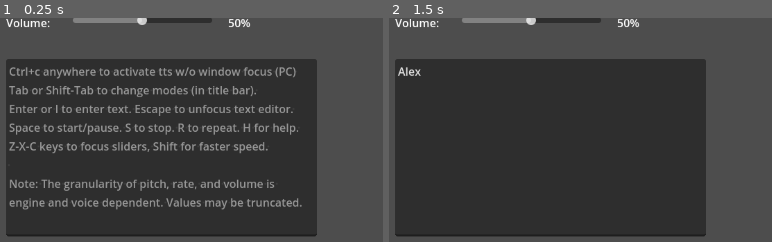
Above: before the commit, frames 1-2 (left to right).
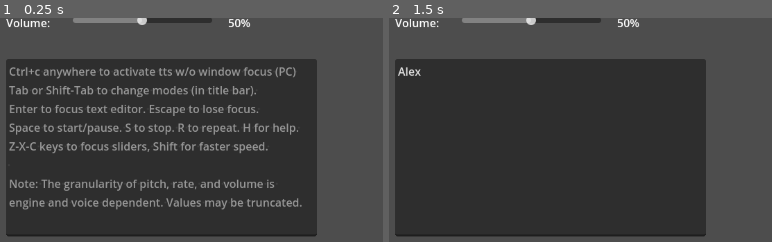
Above: after the commit, the same moments.

Repository: lesleyrs/clipboard-narrator
Game: Godot game, scene res://main.tscn
The game is run twice, just before and just after one commit, with the same random seed, the same clock (stepped at 60 frames per second) and the same inputs.
Inputs (mouse positions are % of the whole screen's width and height, from its top left):
- Up to frame 1 (0.25 s): no input
- Up to frame 2 (1.5 s): click (13, 32) at 0.52 s; type "Alex" at 0.6 s; click (23, 32) at 0.75 s; type "12" at 0.83 s; click (21, 79) at 0.98 s; type "Alex" at 1.07 s; click "Interrupt" at 1.25 s
The pictures show only the part of the screen within x 0-50%, y 50-100%; the shares and areas given below are measured in that part.

The runs differ from the first frame. In frame 1, 1.1% of the frame differs, in the area x 10-77%, y 38-44%; in frame 2, nothing differs.

Commit message:
TextEdit bug note https://github.com/godotengine/godot/issues/3985

Diff:
--- a/main.gd
+++ b/main.gd
@@ -9,17 +9,16 @@
 var current_title = "INTERRUPT MODE"
 
 # TODO
-# RenderingServer.set_default_clear_color() colorpicker + saving
 # allow hidpi good for gui or not?
+# RenderingServer.set_default_clear_color() colorpicker?
 # add theme and font, find out best anchors and window settings, 2d scaling is bugged right now
 # mini mode with always on top, google icons w/ borderless (atm glitchy and moves when opened)
-# don't interrupt before speach ended/cancelled, interrupting speak breaks the yellow highlighting
+# don't interrupt before voice ended/cancelled, interrupting voice breaks the yellow highlighting
 # disable scrolling if speaking or why is scroll bar glitchy/forced to bottom?
-# no smart word wrap mode for textedit, tts stops speaking? check after manual pasting re-added
+# no smart word wrap mode for textedit https://github.com/godotengine/godot/issues/3985
 # save clipboard in array for going back in history?
 # allow forcing english by default setting after saving
-# tabs for seperate text editor maybe?
-# web build cuts off before finishing help text
+# web build cuts off before finishing help text, very buggy
 
 # Note: On Windows and Linux (X11), utterance text can use SSML markup.
 # SSML support is engine and voice dependent. If the engine does not support SSML,
@@ -236,7 +235,7 @@
 	var voice = DisplayServer.tts_get_voices_for_language("en")
 	var help_text = \
 "Tab or Shift-Tab to change modes (in title bar).
-Enter or I to enter text. Escape to unfocus text editor.
+Enter to focus text editor. Escape to lose focus.
 Space to start/pause. S to stop. R to repeat. H for help.
 Z-X-C keys to focus sliders, Shift for faster speed.
 
--- a/main.tscn
+++ b/main.tscn
@@ -172,7 +172,7 @@
 offset_bottom = 640.0
 placeholder_text = "Ctrl+c anywhere to activate tts w/o window focus (PC)
 Tab or Shift-Tab to change modes (in title bar).
-Enter or I to enter text. Escape to unfocus text editor.
+Enter to focus text editor. Escape to lose focus.
 Space to start/pause. S to stop. R to repeat. H for help.
 Z-X-C keys to focus sliders, Shift for faster speed.
 
